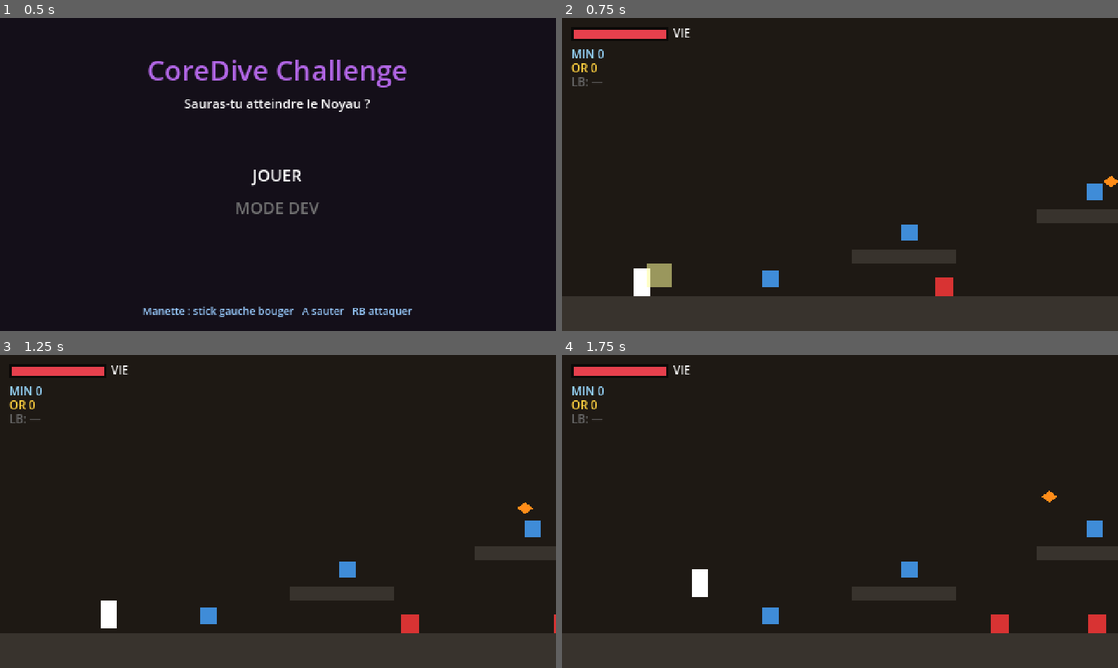
Above: before the commit, frames 1-4 (two rows, left to right).
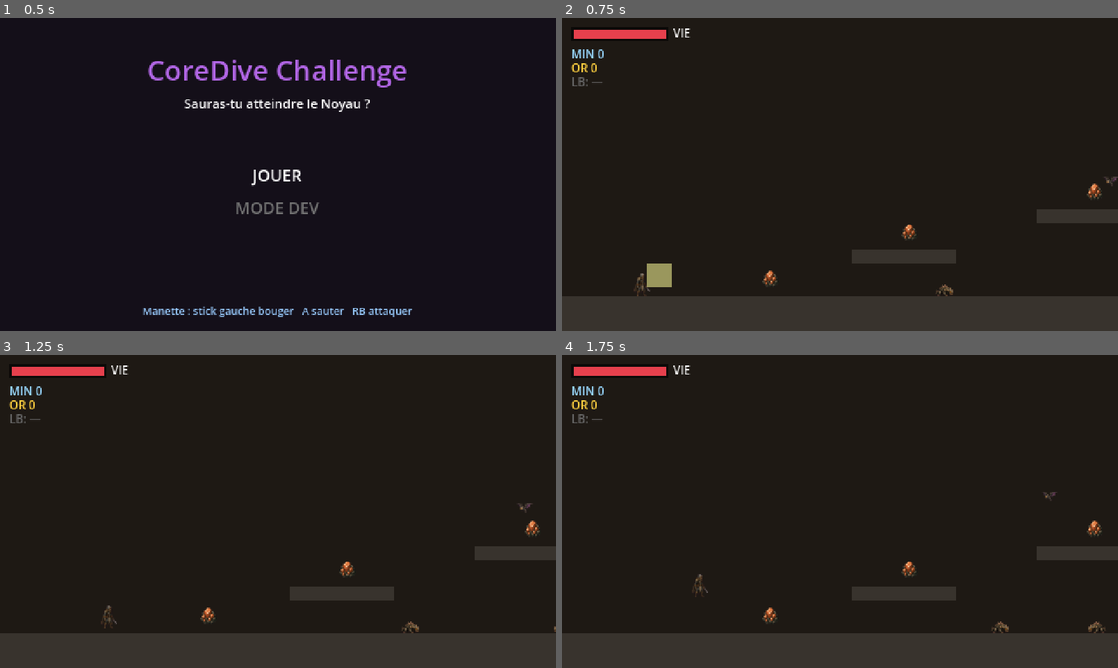
Above: after the commit, the same moments.

Repository: ServOMorph/jeu-pour-nino
Game: Godot game, scene res://scenes/ui/title.tscn
Same seed, same stepped clock (60 frames per second), same inputs: the game is played once before the commit and once after it.
Inputs (mouse positions are in pixels of both pictures, inside the frame that each line leads up to):
- Up to frame 1 (0.5 s): no input
- Up to frame 2 (0.75 s): tap Enter (ui_accept) at 0.5 s; move the mouse to (962, 158) at 0.52 s; hold D (move_right) from 0.53 s (still down); hold Enter (ui_accept) from 0.53 s (still down); click (962, 158) at 0.6 s
- Up to frame 3 (1.25 s): keep holding D (move_right); keep holding Enter (ui_accept); tap Space (jump) at 0.77, 1.07 s
- Up to frame 4 (1.75 s): keep holding D (move_right); move the mouse to (728, 527) at 1.27 s; release Enter (ui_accept) at 1.28 s; tap Enter (ui_accept) at 1.35 s; tap Space (jump) at 1.52, 1.55 s

Frame 1 is identical in both runs. In frame 2, 1.0% of the frame differs, in the area x 12-100%, y 50-89%; in frame 3, 1.0%; in frame 4, 1.2%, in the area x 23-98%, y 43-89%.

Commit message:
close(jeu): session 2026-06-25 — sprites et menu pause

Diff:
--- /dev/null
+++ b/game/assets/sprites/sprite_generation_manifest.json
@@ -0,0 +1,143 @@
+{
+  "process_doc": "docs/process_generation_sprites.md",
+  "style_doc": "docs/charte_graphique_pixel_art_dark_fantasy.md",
+  "reference_image": "docs/references/sprite_reference_dark_fantasy.png",
+  "rule": "generate_sprites_one_by_one_never_cut_from_sheet_for_final_assets",
+  "assets": [
+    {
+      "id": "player_idle",
+      "path": "game/assets/sprites/player/player_idle.png",
+      "size": [
+        14,
+        24
+      ],
+      "pose": "idle"
+    },
+    {
+      "id": "player_run1",
+      "path": "game/assets/sprites/player/player_run1.png",
+      "size": [
+        14,
+        24
+      ],
+      "pose": "run frame 1"
+    },
+    {
+      "id": "player_run2",
+      "path": "game/assets/sprites/player/player_run2.png",
+      "size": [
+        14,
+        24
+      ],
+      "pose": "run frame 2"
+    },
+    {
+      "id": "player_jump",
+      "path": "game/assets/sprites/player/player_jump.png",
+      "size": [
+        14,
+        24
+      ],
+      "pose": "jump"
+    },
+    {
+      "id": "player_attack",
+      "path": "game/assets/sprites/player/player_attack.png",
+      "size": [
+        22,
+        20
+      ],
+      "pose": "attack"
+    },
+    {
+      "id": "enemy_ground",
+      "path": "game/assets/sprites/enemies/enemy_ground.png",
+      "size": [
+        16,
+        16
+      ],
+      "pose": "ground creature"
+    },
+    {
+      "id": "enemy_flyer",
+      "path": "game/assets/sprites/enemies/enemy_flyer.png",
+      "size": [
+        14,
+        10
+      ],
+      "pose": "flying creature"
+    },
+    {
+      "id": "boss_guardian",
+      "path": "game/assets/sprites/enemies/boss_guardian.png",
+      "size": [
+        28,
+        36
+      ],
+      "pose": "ancient guardian"
+    },
+    {
+      "id": "workbench",
+      "path": "game/assets/sprites/objects/workbench.png",
+      "size": [
+        20,
+        18
+      ],
+      "pose": "object"
+    },
+    {
+      "id": "ore_copper",
+      "path": "game/assets/sprites/objects/ore_copper.png",
+      "size": [
+        14,
+        14
+      ],
+      "pose": "object"
+    },
+    {
+      "id": "ore_iron",
+      "path": "game/assets/sprites/objects/ore_iron.png",
+      "size": [
+        14,
+        14
+      ],
+      "pose": "object"
+    },
+    {
+      "id": "icon_potion",
+      "path": "game/assets/sprites/ui/icon_potion.png",
+      "size": [
+        16,
+        16
+      ],
+      "pose": "hud icon"
+    },
+    {
+      "id": "icon_coin",
+      "path": "game/assets/sprites/ui/icon_coin.png",
+      "size": [
+        16,
+        16
+      ],
+      "pose": "hud icon"
+    },
+    {
+      "id": "biome1_ground",
+      "path": "game/assets/sprites/tiles/biome1_ground.png",
+      "size": [
+        16,
+        16
+      ],
+      "pose": "tile"
+    },
+    {
+      "id": "biome1_wall",
+      "path": "game/assets/sprites/tiles/biome1_wall.png",
+      "size": [
+        16,
+        16
+      ],
+      "pose": "tile"
+    }
+  ]
+}
--- a/game/scenes/enemies/boss.tscn
+++ b/game/scenes/enemies/boss.tscn
@@ -1,6 +1,7 @@
-[gd_scene load_steps=4 format=3]
+[gd_scene load_steps=5 format=3]
 
 [ext_resource type="Script" path="res://scripts/boss.gd" id="1"]
+[ext_resource type="Texture2D" path="res://assets/sprites/enemies/boss_guardian.png" id="2"]
 
 [sub_resource type="RectangleShape2D" id="body"]
 size = Vector2(28, 36)
@@ -14,13 +15,8 @@
 script = ExtResource("1")
 contact_damage = 2
 
-[node name="Visual" type="Polygon2D" parent="."]
-color = Color(0.55, 0.17, 0.85, 1)
-polygon = PackedVector2Array(-14, -18, 14, -18, 14, 18, -14, 18)
-
-[node name="Eye" type="Polygon2D" parent="."]
-color = Color(1, 0.9, 0.3, 1)
-polygon = PackedVector2Array(-6, -8, 6, -8, 6, -2, -6, -2)
+[node name="Visual" type="Sprite2D" parent="."]
+texture = ExtResource("2")
 
 [node name="CollisionShape2D" type="CollisionShape2D" parent="."]
 shape = SubResource("body")
--- a/game/scenes/enemies/enemy_flyer.tscn
+++ b/game/scenes/enemies/enemy_flyer.tscn
@@ -1,6 +1,7 @@
-[gd_scene load_steps=4 format=3]
+[gd_scene load_steps=5 format=3]
 
 [ext_resource type="Script" path="res://scripts/enemy_flyer.gd" id="1"]
+[ext_resource type="Texture2D" path="res://assets/sprites/enemies/enemy_flyer.png" id="2"]
 
 [sub_resource type="RectangleShape2D" id="body"]
 size = Vector2(14, 10)
@@ -15,9 +16,8 @@
 max_hp = 3
 contact_damage = 1
 
-[node name="Visual" type="Polygon2D" parent="."]
-color = Color(1, 0.55, 0.1, 1)
-polygon = PackedVector2Array(-7, 0, 0, -5, 7, 0, 0, 5)
+[node name="Visual" type="Sprite2D" parent="."]
+texture = ExtResource("2")
 
 [node name="CollisionShape2D" type="CollisionShape2D" parent="."]
 shape = SubResource("body")
--- a/game/scenes/enemies/enemy_ground.tscn
+++ b/game/scenes/enemies/enemy_ground.tscn
@@ -1,6 +1,7 @@
-[gd_scene load_steps=4 format=3]
+[gd_scene load_steps=5 format=3]
 
 [ext_resource type="Script" path="res://scripts/enemy_ground.gd" id="1"]
+[ext_resource type="Texture2D" path="res://assets/sprites/enemies/enemy_ground.png" id="2"]
 
 [sub_resource type="RectangleShape2D" id="body"]
 size = Vector2(16, 16)
@@ -15,9 +16,8 @@
 max_hp = 5
 contact_damage = 1
 
-[node name="Visual" type="Polygon2D" parent="."]
-color = Color(0.85, 0.2, 0.2, 1)
-polygon = PackedVector2Array(-8, -8, 8, -8, 8, 8, -8, 8)
+[node name="Visual" type="Sprite2D" parent="."]
+texture = ExtResource("2")
 
 [node name="CollisionShape2D" type="CollisionShape2D" parent="."]
 shape = SubResource("body")
--- a/game/scenes/player/player.tscn
+++ b/game/scenes/player/player.tscn
@@ -1,7 +1,8 @@
-[gd_scene load_steps=6 format=3]
+[gd_scene load_steps=7 format=3]
 
 [ext_resource type="Script" path="res://scripts/player.gd" id="1"]
 [ext_resource type="Script" path="res://scripts/shake_camera.gd" id="2"]
+[ext_resource type="Texture2D" path="res://assets/sprites/player/player_idle.png" id="3"]
 
 [sub_resource type="RectangleShape2D" id="body"]
 size = Vector2(14, 24)
@@ -17,9 +18,8 @@
 collision_mask = 5
 script = ExtResource("1")
 
-[node name="Visual" type="Polygon2D" parent="."]
-color = Color(1, 1, 1, 1)
-polygon = PackedVector2Array(-7, -12, 7, -12, 7, 12, -7, 12)
+[node name="Visual" type="Sprite2D" parent="."]
+texture = ExtResource("3")
 
 [node name="CollisionShape2D" type="CollisionShape2D" parent="."]
 shape = SubResource("body")
--- a/game/scripts/boss.gd
+++ b/game/scripts/boss.gd
@@ -50,7 +50,7 @@
 var _facing := -1.0
 var _slam_origin_y := 0.0
 
-@onready var visual: Polygon2D = $Visual
+@onready var visual: Sprite2D = $Visual
 @onready var hurtbox: Area2D = $Hurtbox
 
 func _load_config() -> void:
@@ -219,7 +219,7 @@
 func _die() -> void:
 	state = State.SLEEP
 	set_physics_process(false)
-	visual.color = Color(0.3, 0.2, 0.35)
+	visual.modulate = Color(0.3, 0.2, 0.35)
 	if coin_reward > 0:
 		Inventory.add_coins(coin_reward)
 	AudioManager.play("victory")
--- a/game/scripts/end_screen.gd
+++ b/game/scripts/end_screen.gd
@@ -56,6 +56,14 @@
 	menu.pressed.connect(_on_menu)
 	_buttons.append(menu)
 
+	if not victory:
+		var quit := Button.new()
+		quit.text = "FERMER LE JEU"
+		quit.custom_minimum_size = Vector2(200, 34)
+		vbox.add_child(quit)
+		quit.pressed.connect(_on_quit)
+		_buttons.append(quit)
+
 	_focus = 0
 	_buttons[0].grab_focus()
 
@@ -107,3 +115,6 @@
 func _on_menu() -> void:
 	get_tree().paused = false
 	get_tree().change_scene_to_file("res://scenes/ui/title.tscn")
+
+func _on_quit() -> void:
+	get_tree().quit()
--- a/game/scripts/enemy_base.gd
+++ b/game/scripts/enemy_base.gd
@@ -15,7 +15,7 @@
 var _dead := false
 var hit_stun := 0.0
 
-@onready var visual: Polygon2D = get_node_or_null("Visual")
+@onready var visual: Node2D = get_node_or_null("Visual")
 
 func _ready() -> void:
 	_load_config()
--- a/game/scripts/joymap.gd
+++ b/game/scripts/joymap.gd
@@ -57,6 +57,9 @@
 	if not InputMap.has_action("sprint"):
 		InputMap.add_action("sprint", 0.5)
 	_add_joypad_button("sprint",     JOY_BUTTON_LEFT_STICK)
+	if not InputMap.has_action("pause_menu"):
+		InputMap.add_action("pause_menu", 0.5)
+	_add_joypad_button("pause_menu", JOY_BUTTON_START)
 	_add_joypad_button("ui_accept",  JOY_BUTTON_A)
 	_add_joypad_button("ui_cancel",  JOY_BUTTON_B)
 
--- a/game/scripts/level.gd
+++ b/game/scripts/level.gd
@@ -21,9 +21,11 @@
 
 const END_SCREEN := preload("res://scripts/end_screen.gd")
 const HUD_SCRIPT := preload("res://scripts/hud.gd")
+const PAUSE_MENU_SCRIPT := preload("res://scripts/pause_menu.gd")
 
 var _hud: CanvasLayer
 var _craft_menu: CanvasLayer
+var _pause_menu: CanvasLayer
 
 func _ready() -> void:
 	randomize()
@@ -41,6 +43,7 @@
 	_spawn_ores()
 	_spawn_workbench()
 	_setup_hud()
+	_setup_pause_menu()
 	if cfg["boss_active"]:
 		_start_boss_fight()
 
@@ -71,6 +74,12 @@
 	var dims: Dictionary = _level_cfg["dimensions"]
 	if player and player.global_position.x > float(dims["arena_x"]):
 		_start_boss_fight()
+
+func _process(_delta: float) -> void:
+	if _ended:
+		return
+	if Input.is_action_just_pressed("pause_menu") and _pause_menu and not _pause_menu.is_open():
+		_open_pause_menu()
 
 
 # ---------------------------------------------------------------- Construction
@@ -210,9 +219,12 @@
 	wb.interact_requested.connect(_craft_menu.open)
 
 func _start_boss_fight() -> void:
+	if _boss_started:
+		return
 	_boss_started = true
 	var door: Dictionary = _level_cfg["boss_door"]
-	_door = _add_platform(_rect(door["rect"]), _color(door["color"]))
+	if _door == null:
+		_door = _add_platform(_rect(door["rect"]), _color(door["color"]))
 	if boss and is_instance_valid(boss):
 		boss.activate()
 	_hud.show_boss_bar()
@@ -232,6 +244,57 @@
 	_hud = HUD_SCRIPT.new()
 	add_child(_hud)
 	_hud.setup(player, boss)
+
+func _setup_pause_menu() -> void:
+	_pause_menu = PAUSE_MENU_SCRIPT.new()
+	add_child(_pause_menu)
+	_pause_menu.resume_requested.connect(_close_pause_menu)
+	_pause_menu.restart_requested.connect(_restart_run)
+	_pause_menu.title_requested.connect(_return_to_title)
+	_pause_menu.dev_resources_requested.connect(_toggle_dev_resources)
+	_pause_menu.dev_hp_requested.connect(_toggle_dev_hp)
+	_pause_menu.teleport_requested.connect(_teleport_to_spawn)
+
+func _open_pause_menu() -> void:
+	if _craft_menu and _craft_menu.visible:
+		return
+	get_tree().paused = true
+	_pause_menu.open_menu()
+
+func _close_pause_menu() -> void:
+	if _pause_menu:
+		_pause_menu.hide_menu()
+	get_tree().paused = false
+
+func _restart_run() -> void:
+	get_tree().paused = false
+	get_tree().reload_current_scene()
+
+func _return_to_title() -> void:
+	get_tree().paused = false
+	get_tree().quit()
+
+func _toggle_dev_resources() -> void:
+	if Dev.dev_resources > 0:
+		Dev.dev_resources = 0
+		Inventory.resources = max(0, Inventory.resources - 100)
+		Inventory.resources_changed.emit(Inventory.resources)
+	else:
+		Dev.dev_resources = 100
+		Inventory.add(100)
+
+func _toggle_dev_hp() -> void:
+	Dev.infinite_hp = not Dev.infinite_hp
+
+func _teleport_to_spawn(spawn_key: String) -> void:
+	var points: Dictionary = _level_cfg.get("spawns", {})
+	if not points.has(spawn_key) or player == null:
+		return
+	var cfg: Dictionary = points[spawn_key]
+	player.global_position = _vec2(cfg["pos"])
+	player.velocity = Vector2.ZERO
+	if bool(cfg.get("boss_active", false)):
+		_start_boss_fight()
 
 # --------------------------------------------------------------- Fin de partie
 
--- a/game/scripts/ore_node.gd
+++ b/game/scripts/ore_node.gd
@@ -3,9 +3,10 @@
 const ORE_SIZE := Vector2(14, 14)
 const ORE_HP := 3
 const ORE_DROP := 1
+const ORE_TEXTURE := preload("res://assets/sprites/objects/ore_copper.png")
 
 var _hp := ORE_HP
-var _visual: Polygon2D
+var _visual: Sprite2D
 
 func _ready() -> void:
 	collision_layer = 1
@@ -17,13 +18,8 @@
 	shape.shape = rs
 	add_child(shape)
 
-	_visual = Polygon2D.new()
-	_visual.color = Color(0.25, 0.55, 0.85)
-	var h := ORE_SIZE * 0.5
-	_visual.polygon = PackedVector2Array([
-		Vector2(-h.x, -h.y), Vector2(h.x, -h.y),
-		Vector2(h.x, h.y), Vector2(-h.x, h.y)
-	])
+	_visual = Sprite2D.new()
+	_visual.texture = ORE_TEXTURE
 	add_child(_visual)
 
 	var hurtbox := Area2D.new()
@@ -50,8 +46,8 @@
 
 func _flash() -> void:
 	var t := create_tween()
-	t.tween_property(_visual, "color", Color(1, 1, 1), 0.06)
-	t.tween_property(_visual, "color", Color(0.25, 0.55, 0.85), 0.10)
+	t.tween_property(_visual, "modulate", Color(1, 1, 1), 0.06)
+	t.tween_property(_visual, "modulate", Color(1, 1, 1, 1), 0.10)
 
 func _burst_particles(count: int, big: bool) -> void:
 	var p := CPUParticles2D.new()
--- /dev/null
+++ b/game/scripts/pause_menu.gd
@@ -0,0 +1,195 @@
+extends CanvasLayer
+
+signal resume_requested
+signal restart_requested
+signal title_requested
+signal dev_resources_requested
+signal dev_hp_requested
+signal teleport_requested(spawn_key: String)
+
+enum State { MAIN, DEV }
+
+const COLOR_SELECTED := Color(1.0, 1.0, 1.0)
+const COLOR_IDLE := Color(0.45, 0.45, 0.45)
+const COLOR_ON := Color(0.4, 1.0, 0.4)
+
+const MAIN_ENTRIES := ["REPRENDRE", "RECOMMENCER", "QUITTER", "MODE DEV"]
+const DEV_ENTRIES := ["[ ] 100 MIN", "[ ] VIE INF", "ATELIER", "TEST BOSS", "RETOUR"]
+
+var _state := State.MAIN
+var _selected := 0
+var _open := false
+var _main_labels: Array[Label] = []
+var _dev_labels: Array[Label] = []
+var _main_root: Control
+var _dev_root: Control
+
+var _a_was := false
+var _b_was := false
+var _down_was := false
+var _up_was := false
+
+func _ready() -> void:
+	layer = 20
+	process_mode = Node.PROCESS_MODE_ALWAYS
+	_build_ui()
+	hide_menu()
+
+func open_menu() -> void:
+	_open = true
+	_state = State.MAIN
+	_selected = 0
+	visible = true
+	_refresh()
+
+func hide_menu() -> void:
+	_open = false
+	visible = false
+
+func is_open() -> bool:
+	return _open
+
+func _build_ui() -> void:
+	var dim := ColorRect.new()
+	dim.color = Color(0, 0, 0, 0.7)
+	dim.set_anchors_preset(Control.PRESET_FULL_RECT)
+	add_child(dim)
+
+	var panel := ColorRect.new()
+	panel.color = Color(0.10, 0.08, 0.10)
+	panel.position = Vector2(130, 48)
+	panel.size = Vector2(220, 176)
+	add_child(panel)
+
+	var title := Label.new()
+	title.text = "PAUSE"
+	title.horizontal_alignment = HORIZONTAL_ALIGNMENT_CENTER
+	title.add_theme_font_size_override("font_size", 18)
+	title.add_theme_color_override("font_color", Color(0.8, 0.65, 0.35))
+	title.position = Vector2(130, 62)
+	title.size = Vector2(220, 24)
+	add_child(title)
+
+	_main_root = Control.new()
+	add_child(_main_root)
+	for i in MAIN_ENTRIES.size():
+		var lbl := _make_label(MAIN_ENTRIES[i], 102 + i * 24)
+		_main_root.add_child(lbl)
+		_main_labels.append(lbl)
+
+	_dev_root = Control.new()
+	add_child(_dev_root)
+	var dev_title := Label.new()
+	dev_title.text = "MODE DEV"
+	dev_title.horizontal_alignment = HORIZONTAL_ALIGNMENT_CENTER
+	dev_title.add_theme_font_size_override("font_size", 10)
+	dev_title.add_theme_color_override("font_color", Color(0.6, 0.6, 0.6))
+	dev_title.position = Vector2(130, 88)
+	dev_title.size = Vector2(220, 18)
+	_dev_root.add_child(dev_title)
+	for i in DEV_ENTRIES.size():
+		var lbl := _make_label(DEV_ENTRIES[i], 108 + i * 22)
+		_dev_root.add_child(lbl)
+		_dev_labels.append(lbl)
+
+func _make_label(text: String, y: float) -> Label:
+	var lbl := Label.new()
+	lbl.text = text
+	lbl.horizontal_alignment = HORIZONTAL_ALIGNMENT_CENTER
+	lbl.add_theme_font_size_override("font_size", 13)
+	lbl.position = Vector2(130, y)
+	lbl.size = Vector2(220, 20)
+	return lbl
+
+func _process(_delta: float) -> void:
+	if not _open:
+		return
+	var a := Input.is_action_pressed("ui_accept")
+	var b := Input.is_action_pressed("ui_cancel")
+	var down := Input.is_action_pressed("ui_down")
+	var up := Input.is_action_pressed("ui_up")
+	for pad in Input.get_connected_joypads():
+		a = a or Input.is_joy_button_pressed(pad, JOY_BUTTON_A)
+		b = b or Input.is_joy_button_pressed(pad, JOY_BUTTON_B)
+		down = down or Input.is_joy_button_pressed(pad, JOY_BUTTON_DPAD_DOWN) or Input.get_joy_axis(pad, JOY_AXIS_LEFT_Y) > 0.5
+		up = up or Input.is_joy_button_pressed(pad, JOY_BUTTON_DPAD_UP) or Input.get_joy_axis(pad, JOY_AXIS_LEFT_Y) < -0.5
+
+	if down and not _down_was:
+		_selected = (_selected + 1) % _current_size()
+		_refresh()
+	if up and not _up_was:
+		_selected = (_selected - 1 + _current_size()) % _current_size()
+		_refresh()
+	if b and not _b_was:
+		if _state == State.DEV:
+			_show_main()
+		else:
+			resume_requested.emit()
+	if a and not _a_was:
+		_confirm()
+
+	_a_was = a
+	_b_was = b
+	_down_was = down
+	_up_was = up
+
+func _current_size() -> int:
+	return MAIN_ENTRIES.size() if _state == State.MAIN else DEV_ENTRIES.size()
+
+func _show_main() -> void:
+	_state = State.MAIN
+	_selected = 0
+	_refresh()
+
+func _show_dev() -> void:
+	_state = State.DEV
+	_selected = 0
+	_refresh()
+
+func _refresh() -> void:
+	_main_root.visible = _state == State.MAIN
+	_dev_root.visible = _state == State.DEV
+	for i in _main_labels.size():
+		_main_labels[i].add_theme_color_override("font_color", COLOR_SELECTED if i == _selected else COLOR_IDLE)
+	for i in _dev_labels.size():
+		if i == 0:
+			_dev_labels[i].text = "[X] 100 MIN" if Dev.dev_resources > 0 else "[ ] 100 MIN"
+			_dev_labels[i].add_theme_color_override("font_color", _toggle_color(i, Dev.dev_resources > 0))
+		elif i == 1:
+			_dev_labels[i].text = "[X] VIE INF" if Dev.infinite_hp else "[ ] VIE INF"
+			_dev_labels[i].add_theme_color_override("font_color", _toggle_color(i, Dev.infinite_hp))
+		else:
+			_dev_labels[i].add_theme_color_override("font_color", COLOR_SELECTED if i == _selected else COLOR_IDLE)
+
+func _toggle_color(index: int, enabled: bool) -> Color:
+	if index == _selected:
+		return COLOR_ON if enabled else COLOR_SELECTED
+	return COLOR_ON if enabled else COLOR_IDLE
+
+func _confirm() -> void:
+	if _state == State.MAIN:
+		match _selected:
+			0:
+				resume_requested.emit()
+			1:
+				restart_requested.emit()
+			2:
+				title_requested.emit()
+			3:
+				_show_dev()
+	else:
+		match _selected:
+			0:
+				dev_resources_requested.emit()
+				_refresh()
+			1:
+				dev_hp_requested.emit()
+				_refresh()
+			2:
+				teleport_requested.emit("atelier")
+				resume_requested.emit()
+			3:
+				teleport_requested.emit("boss")
+				resume_requested.emit()
+			4:
+				_show_main()
--- a/game/scripts/player.gd
+++ b/game/scripts/player.gd
@@ -57,7 +57,7 @@
 var _armor_cfg:       Dictionary = {}
 var _consumable_cfg:  Dictionary = {}
 
-@onready var visual:        Polygon2D = $Visual
+@onready var visual:        Sprite2D  = $Visual
 @onready var attack_hitbox: Area2D    = $AttackHitbox
 @onready var attack_visual: Polygon2D = $AttackHitbox/AttackVisual
 @onready var hurtbox:       Area2D    = $Hurtbox
@@ -142,9 +142,9 @@
 	_attack_cooldown = max(0.0, _attack_cooldown - delta)
 	_invuln = max(0.0, _invuln - delta)
 	if _invuln > 0.0:
-		visual.color = Color(1, 1, 1) if int(_invuln * invuln_flash_rate) % 2 == 0 else Color(1, 0.4, 0.4)
-	else:
-		visual.color = Color(1, 1, 1)
+		visual.modulate = Color(1, 1, 1) if int(_invuln * invuln_flash_rate) % 2 == 0 else Color(1, 0.4, 0.4)
+	else:
+		visual.modulate = Color(1, 1, 1)
 
 	var on_floor := is_on_floor()
 	if on_floor:
@@ -257,7 +257,7 @@
 func _die() -> void:
 	_dead = true
 	velocity = Vector2.ZERO
-	visual.color = Color(0.4, 0.4, 0.4)
+	visual.modulate = Color(0.4, 0.4, 0.4)
 	AudioManager.play("gameover")
 	died.emit()
 
--- a/game/scripts/workbench.gd
+++ b/game/scripts/workbench.gd
@@ -4,6 +4,7 @@
 
 const SIZE := Vector2(20, 18)
 const ZONE_SIZE := Vector2(60, 50)
+const WORKBENCH_TEXTURE := preload("res://assets/sprites/objects/workbench.png")
 
 var _in_range := false
 var _prompt: Label
@@ -18,22 +19,9 @@
 	shape.shape = rs
 	add_child(shape)
 
-	var body_vis := Polygon2D.new()
-	body_vis.color = Color(0.45, 0.30, 0.18)
-	var h := SIZE * 0.5
-	body_vis.polygon = PackedVector2Array([
-		Vector2(-h.x, -h.y), Vector2(h.x, -h.y),
-		Vector2(h.x, h.y), Vector2(-h.x, h.y)
-	])
+	var body_vis := Sprite2D.new()
+	body_vis.texture = WORKBENCH_TEXTURE
 	add_child(body_vis)
-
-	var top_vis := Polygon2D.new()
-	top_vis.color = Color(0.58, 0.42, 0.24)
-	top_vis.polygon = PackedVector2Array([
-		Vector2(-h.x, -h.y), Vector2(h.x, -h.y),
-		Vector2(h.x, -h.y + 5), Vector2(-h.x, -h.y + 5)
-	])
-	add_child(top_vis)
 
 	var zone := Area2D.new()
 	zone.collision_layer = 0
Binary file added: game/assets/sprites/enemies/boss_guardian.png
Not shown, added: game/assets/sprites/enemies/boss_guardian.png.import
Binary file added: game/assets/sprites/enemies/enemy_flyer.png
Not shown, added: game/assets/sprites/enemies/enemy_flyer.png.import
Binary file added: game/assets/sprites/enemies/enemy_ground.png
Not shown, added: game/assets/sprites/enemies/enemy_ground.png.import
Binary file added: game/assets/sprites/from_reference/enemies/boss_guardian_ref.png
Not shown, added: game/assets/sprites/from_reference/enemies/boss_guardian_ref.png.import
Binary file added: game/assets/sprites/from_reference/enemies/enemy_flyer_ref.png
Not shown, added: game/assets/sprites/from_reference/enemies/enemy_flyer_ref.png.import
Binary file added: game/assets/sprites/from_reference/enemies/enemy_ground_ref.png
Not shown, added: game/assets/sprites/from_reference/enemies/enemy_ground_ref.png.import
(and 86 more such lines)
